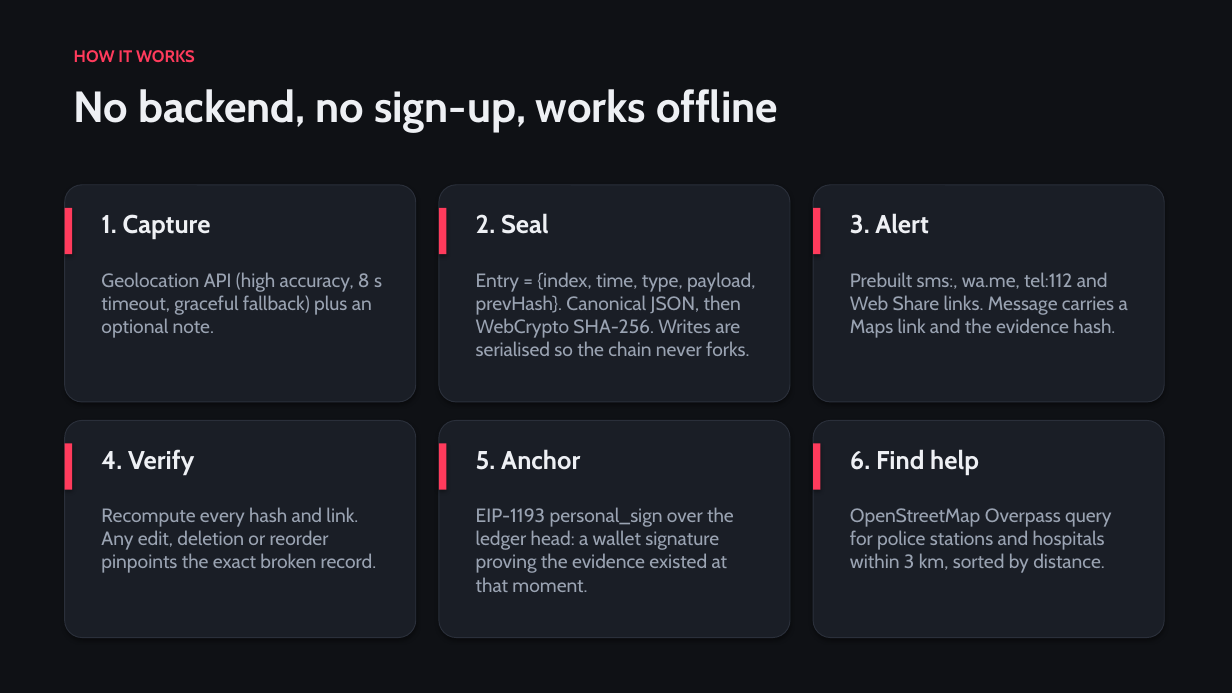
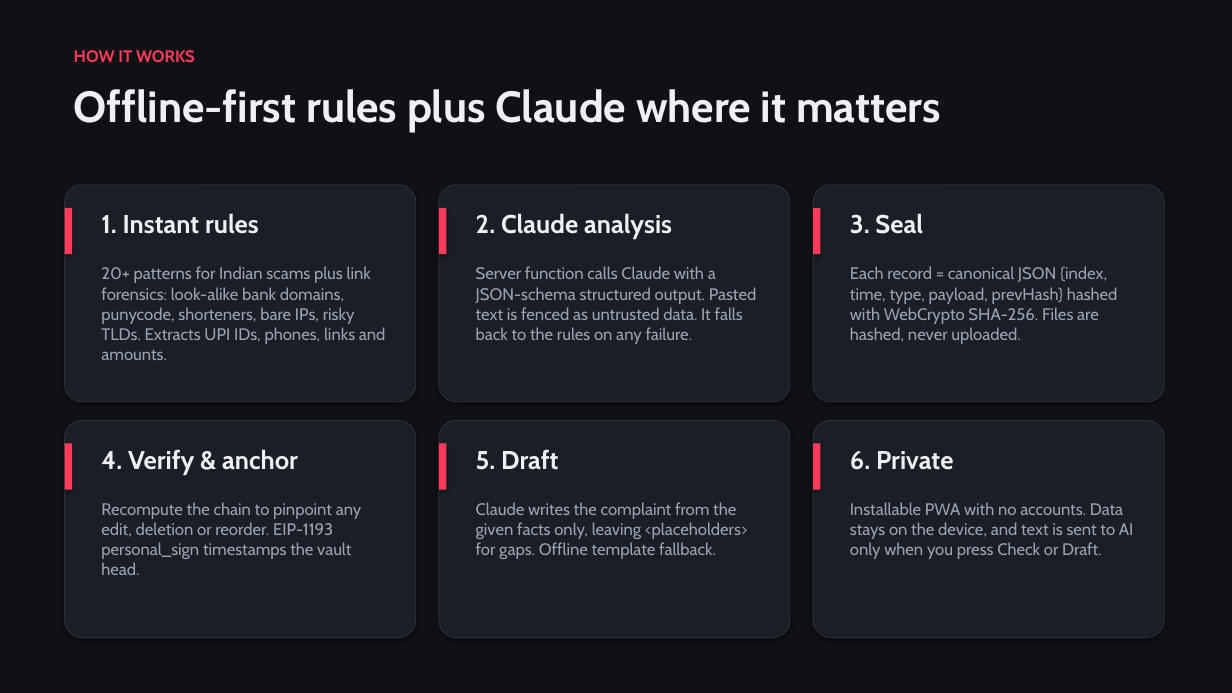
Before and after one commit to nobraindev-pavan/Rakshanet, a slide deck: slide 4 of docs/RakshaNet-Pitch-Deck.pptx. Drawn at 1232x693 pixels with LibreOffice and Linux fonts; fonts in the diff are those of the drawing. Boxes give left, top, right and bottom in pixels: in the first picture for what was removed or moved away, otherwise in the second. Text is boxed around its words. In the diff, an @@ line names an element or a change of style, - is before the commit and + after.

```diff
--- a/docs/RakshaNet-Pitch-Deck.pptx
+++ b/docs/RakshaNet-Pitch-Deck.pptx
@@ text at box(74, 89, 941, 132): text changed @@
-No backend, no sign-up, works offline
+Offline-first rules plus Claude where it matters
@@ text at box(101, 213, 259, 234): text changed @@
-1. Capture
+1. Instant rules
@@ text at box(476, 213, 672, 239): text changed @@
-2. Seal
+2. Claude analysis
@@ text at box(850, 213, 923, 234): text changed @@
-3. Alert
+3. Seal
@@ text at box(101, 266, 386, 360): text changed; size 15 to 13 pt @@
-Geolocation API (high accuracy, 8 s timeout, graceful fallback) plus an optional note.
+20+ patterns for Indian scams plus link forensics: look-alike bank domains, punycode, shorteners, bare IPs, risky TLDs. Extracts UPI IDs, phones, links and amounts.
@@ text at box(476, 266, 756, 344): text changed; size 15 to 13 pt @@
-Entry = {index, time, type, payload, prevHash}. Canonical JSON, then WebCrypto SHA-256. Writes are serialised so the chain never forks.
+Server function calls Claude with a JSON-schema structured output. Pasted text is fenced as untrusted data. It falls back to the rules on any failure.
@@ text at box(850, 266, 1118, 344): text changed; size 15 to 13 pt @@
-Prebuilt sms:, wa.me, tel:112 and Web Share links. Message carries a Maps link and the evidence hash.
+Each record = canonical JSON {index, time, type, payload, prevHash} hashed with WebCrypto SHA-256. Files are hashed, never uploaded.
@@ text at box(101, 449, 298, 474): text changed @@
-4. Verify
+4. Verify & anchor
@@ text at box(476, 449, 558, 470): text changed @@
-5. Anchor
+5. Draft
@@ text at box(850, 451, 953, 470): text changed @@
-6. Find help
+6. Private
@@ text at box(101, 502, 361, 575): text changed; size 15 to 13 pt @@
-Recompute every hash and link. Any edit, deletion or reorder pinpoints the exact broken record.
+Recompute the chain to pinpoint any edit, deletion or reorder. EIP-1193 personal_sign timestamps the vault head.
@@ text at box(476, 502, 748, 559): text changed; size 15 to 13 pt @@
-EIP-1193 personal_sign over the ledger head: a wallet signature proving the evidence existed at that moment.
+Claude writes the complaint from the given facts only, leaving <placeholders> for gaps. Offline template fallback.
@@ text at box(850, 502, 1134, 559): text changed; size 15 to 13 pt @@
-OpenStreetMap Overpass query for police stations and hospitals within 3 km, sorted by distance.
+Installable PWA with no accounts. Data stays on the device, and text is sent to AI only when you press Check or Draft.
```
Also in this commit, not shown: 2 other slides changed, 4 slides added, 4 slides removed, 38 other files.
